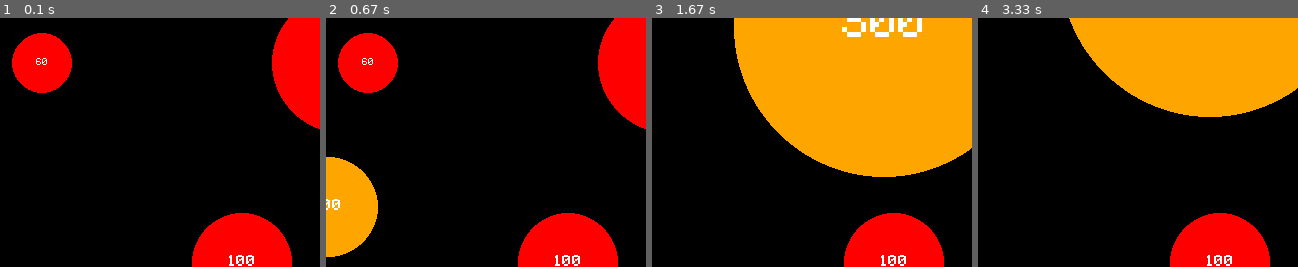
Above: before the commit, frames 1-4 (left to right).
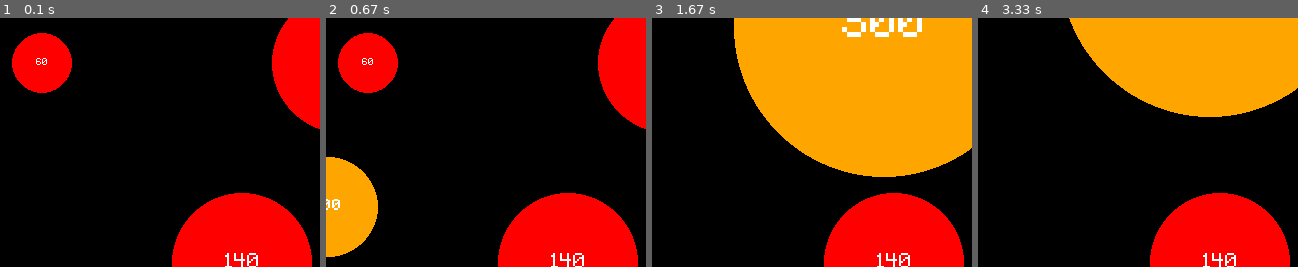
Above: after the commit, the same moments.

Repository: NedzadDonlagic04/pygame-prototype-agario
Game: pygame game, started from main.py
The game is run twice, just before and just after one commit, with the same random seed, the same clock (stepped at 60 frames per second) and the same inputs.
Inputs:
- Up to frame 1 (0.1 s): no input
- Up to frame 2 (0.67 s): hold D from 0.33 s (still down)
- Up to frame 3 (1.67 s): release D at 0.8 s; hold W 0.83-1.13 s; hold D 1.17-1.63 s
- Up to frame 4 (3.33 s): hold D 1.67-2.2 s; hold D 2.23-2.53 s; hold D 2.57-2.97 s; hold W from 3 s (still down)
The pictures show only the part of the screen within x 40-90%, y 50-100%; the shares and areas given below are measured in that part.

The runs differ from the first frame. In frame 1, 5.2% of the frame differs, in the area x 53-98%, y 70-100%; in frame 2, 5.2%; in frame 3, 5.2%; in frame 4, 5.2%.

Commit message:
Changed enemy size

Diff:
--- a/main.py
+++ b/main.py
@@ -28,7 +28,7 @@
         enemy_color = 'red'
         self.ENEMIES = [
             Enemy(30, enemy_color, (300, 300)),
-            Enemy(50, enemy_color, (500, 500)),
+            Enemy(70, enemy_color, (500, 500)),
             Enemy(70, enemy_color, (600, 300))
         ]
 
